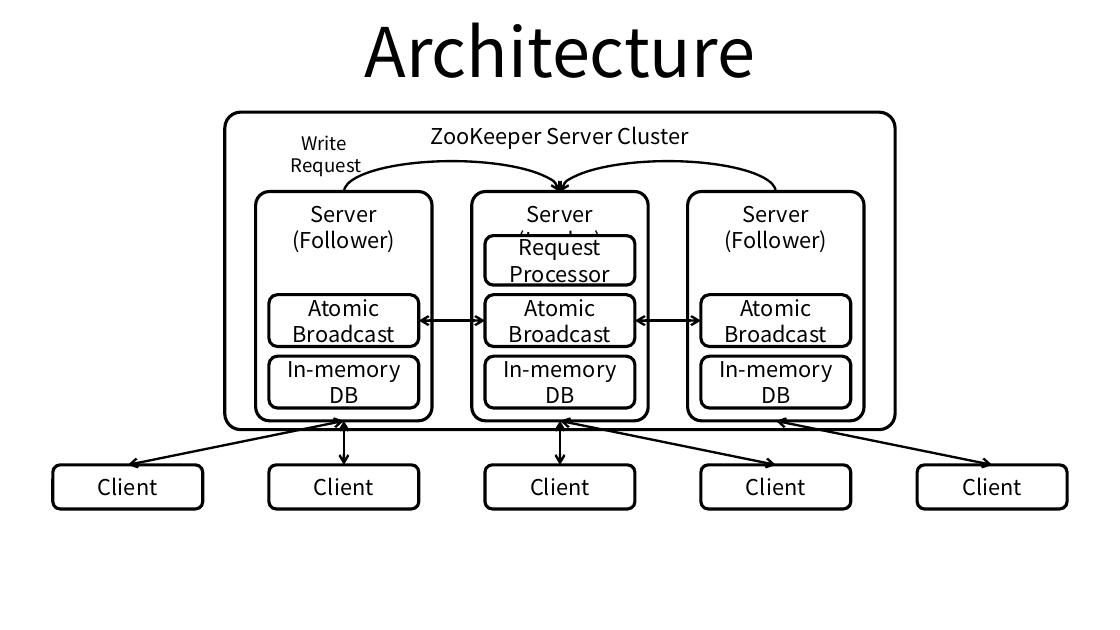
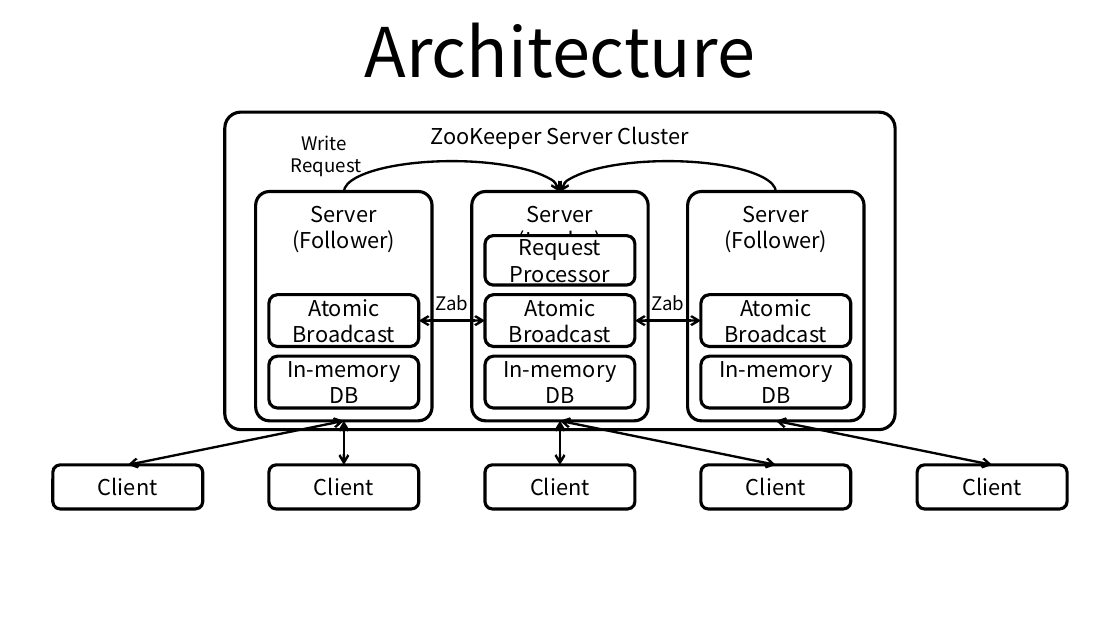
Before and after one commit to ssup2/blog-old, a slide deck: slide 3 of images/theory_analysis/ZooKeeper/ZooKeeper.pptx. Drawn at 1120x630 pixels with LibreOffice and Linux fonts; fonts in the diff are those of the drawing. Boxes give left, top, right and bottom in pixels: in the first picture for what was removed or moved away, otherwise in the second. Text is boxed around its words. In the diff, an @@ line names an element or a change of style, - is before the commit and + after.

```diff
--- a/images/theory_analysis/ZooKeeper/ZooKeeper.pptx
+++ b/images/theory_analysis/ZooKeeper/ZooKeeper.pptx
@@ text added at box(435, 295, 468, 311), 12 pt, text #000000 @@
+Zab
@@ text added at box(651, 295, 684, 311), 12 pt, text #000000 @@
+Zab
```
Also in this commit, not shown: 2 other files.
